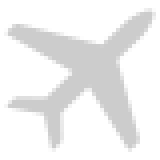
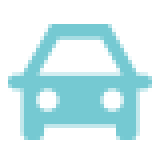
Layered file, before and after one edit (160px x 160px). Changes by layer:
hid "Vector Smart Object" (1st of 3), painted on it over 4, 8, 156, 152
showed "Vector Smart Object" (3rd of 3), painted on it over 8, 24, 152, 140
